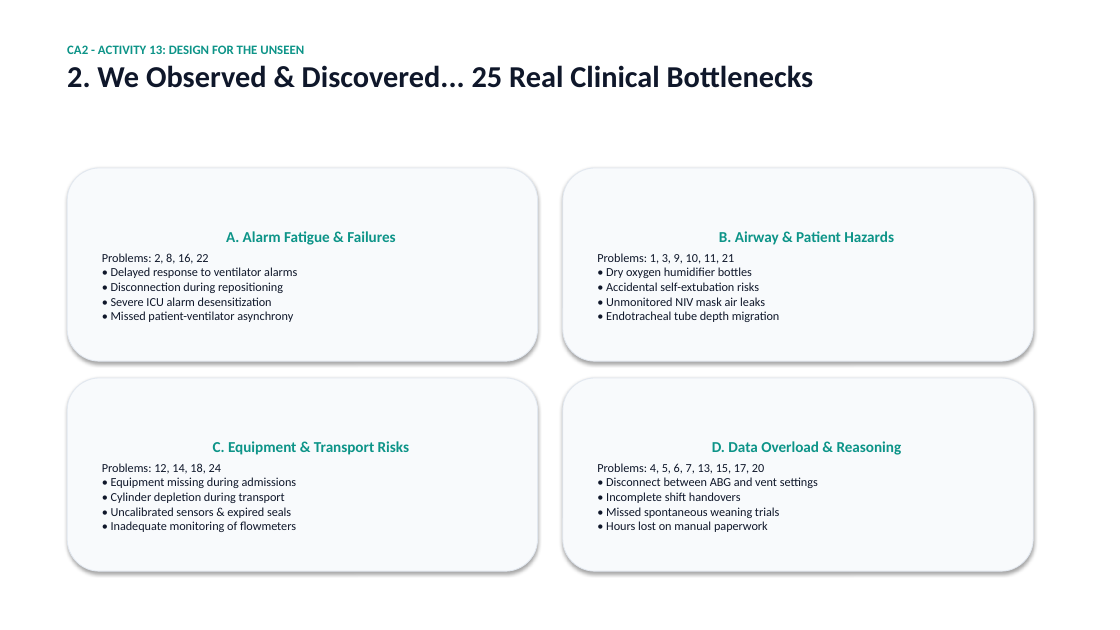
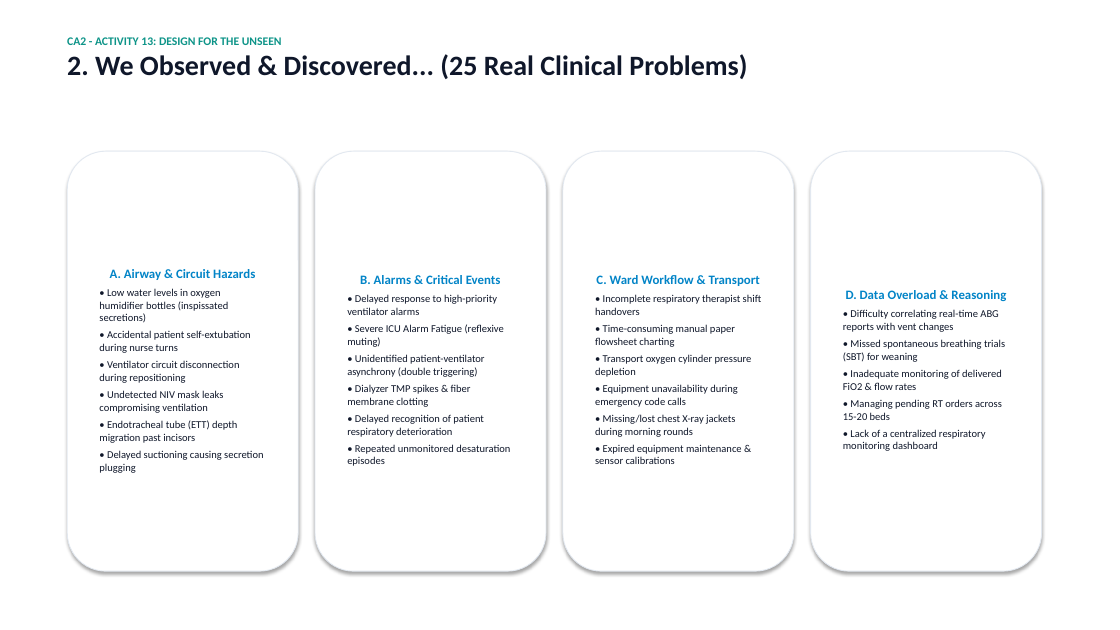
Before and after one commit to Tarun-Teja-74/MEDskill-ai, a slide deck: slide 3 of MedSkill_AI_Final_Presentation.pptx. Drawn at 1120x630 pixels with LibreOffice and Linux fonts; fonts in the diff are those of the drawing. Boxes give left, top, right and bottom in pixels: in the first picture for what was removed or moved away, otherwise in the second. Text is boxed around its words. In the diff, an @@ line names an element or a change of style, - is before the commit and + after.

Commit message:
Add Chatbot vs Dedicated Viva Trainer comparative analysis, 30s timer, and cram sheet features across presentation and report

```diff
--- a/MedSkill_AI_Final_Presentation.pptx
+++ b/MedSkill_AI_Final_Presentation.pptx
@@ text at <box>67,54,747,79</box>: text changed; size 26 to 24 pt @@
-2. We Observed & Discovered... 25 Real Clinical Bottlenecks
+2. We Observed & Discovered... (25 Real Clinical Problems)
@@ text at <box>67,37,282,45</box>: size 11 to 10 pt in "CA2 - ACTIVITY 13: DESIGN FOR THE ..." @@
@@ text "CA2 - ACTIVITY 13: DESIGN ...": place and size @@
-text "CA2 - ACTIVITY 13: DESIGN ..." at <box>67,45,813,88</box>
+text "CA2 - ACTIVITY 13: DESIGN ..." at <box>67,37,747,79</box>
@@ rounded rectangle "A. Airway & Circuit Hazards": place and size @@
-rounded rectangle "A. Airway & Circuit Hazards" at <box>67,168,538,361</box>
+rounded rectangle "A. Airway & Circuit Hazards" at <box>67,151,298,571</box>
@@ fill #F8FAFC to #FFFFFF in 4 elements at <box>811,151,1042,571</box>, <box>67,151,298,571</box>, <box>563,151,794,571</box>, <box>315,151,546,571</box> @@
@@ rounded rectangle "B. Alarms & Critical Events": place and size @@
-rounded rectangle "B. Alarms & Critical Events" at <box>563,168,1033,361</box>
+rounded rectangle "B. Alarms & Critical Events" at <box>315,151,546,571</box>
@@ rounded rectangle "C. Ward Workflow & Transport": place and size @@
-rounded rectangle "C. Ward Workflow & Transport" at <box>67,378,538,571</box>
+rounded rectangle "C. Ward Workflow & Transport" at <box>563,151,794,571</box>
@@ rounded rectangle "D. Data Overload & Reasoning": place and size @@
-rounded rectangle "D. Data Overload & Reasoning" at <box>563,378,1033,571</box>
+rounded rectangle "D. Data Overload & Reasoning" at <box>811,151,1042,571</box>
@@ text in rounded rectangle at <box>99,269,263,473</box>: text changed; size 10.5 to 9 pt @@
-A. Alarm Fatigue & Failures
-Problems: 2, 8, 16, 22
-• Delayed response to ventilator alarms
-• Disconnection during repositioning
-• Severe ICU alarm desensitization
-• Missed patient-ventilator asynchrony
+A. Airway & Circuit Hazards
+• Low water levels in oxygen humidifier bottles (inspissated secretions)
+• Accidental patient self-extubation during nurse turns
+• Ventilator circuit disconnection during repositioning
+• Undetected NIV mask leaks compromising ventilation
+• Endotracheal tube (ETT) depth migration past incisors
+• Delayed suctioning causing secretion plugging
@@ text in rounded rectangle at <box>347,275,510,466</box>: text changed; size 10.5 to 9 pt @@
-B. Airway & Patient Hazards
-Problems: 1, 3, 9, 10, 11, 21
-• Dry oxygen humidifier bottles
-• Accidental self-extubation risks
-• Unmonitored NIV mask air leaks
-• Endotracheal tube depth migration
+B. Alarms & Critical Events
+• Delayed response to high-priority ventilator alarms
+• Severe ICU Alarm Fatigue (reflexive muting)
+• Unidentified patient-ventilator asynchrony (double triggering)
+• Dialyzer TMP spikes & fiber membrane clotting
+• Delayed recognition of patient respiratory deterioration
+• Repeated unmonitored desaturation episodes
@@ text in rounded rectangle at <box>595,275,762,464</box>: text changed; size 10.5 to 9 pt @@
-C. Equipment & Transport Risks
-Problems: 12, 14, 18, 24
-• Equipment missing during admissions
-• Cylinder depletion during transport
-• Uncalibrated sensors & expired seals
-• Inadequate monitoring of flowmeters
+C. Ward Workflow & Transport
+• Incomplete respiratory therapist shift handovers
+• Time-consuming manual paper flowsheet charting
+• Transport oxygen cylinder pressure depletion
+• Equipment unavailability during emergency code calls
+• Missing/lost chest X-ray jackets during morning rounds
+• Expired equipment maintenance & sensor calibrations
@@ text in rounded rectangle at <box>846,290,1006,301</box>: size 13 to 11 pt, text colour #0D9488 to #0284C7 in "D. Data Overload & Reasoning" @@
@@ text in rounded rectangle at <box>843,309,1005,451</box>: text changed; size 10.5 to 9 pt @@
-Problems: 4, 5, 6, 7, 13, 15, 17, 20
-• Disconnect between ABG and vent settings
-• Incomplete shift handovers
-• Missed spontaneous weaning trials
-• Hours lost on manual paperwork
+• Difficulty correlating real-time ABG reports with vent changes
+• Missed spontaneous breathing trials (SBT) for weaning
+• Inadequate monitoring of delivered FiO2 & flow rates
+• Managing pending RT orders across 15-20 beds
+• Lack of a centralized respiratory monitoring dashboard
```
Also in this commit, not shown: 5 other slides changed, 2 slides added, 2 slides removed, 4 other files.
